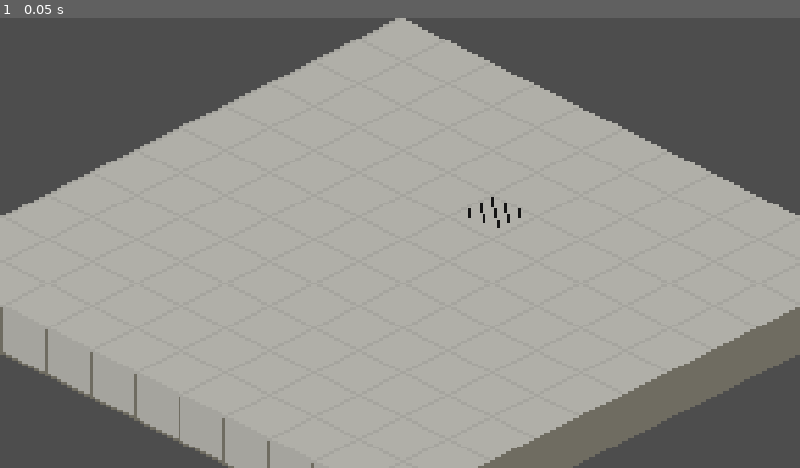
Above: before the commit, frame 1.
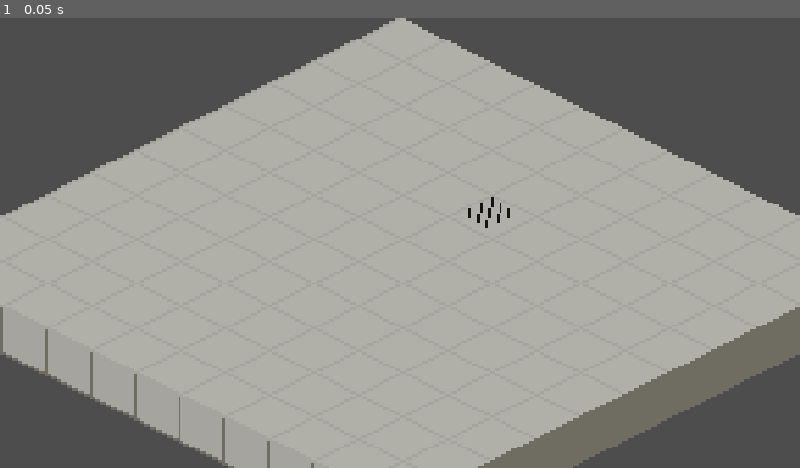
Above: after the commit, the same moment.

Repository: LogCheung/Critterking
Game: Godot game, scene res://World/Scenes/world.tscn
Two runs of this game, one before a commit and one after it. Both use one fixed random seed, a clock stepped at 60 frames per second and the inputs below.
Inputs:
- Up to frame 1 (0.05 s): no input

The runs differ from the first frame. In frame 1, less than 0.1% of the frame differs, in the area x 59-66%, y 41-47%.

Commit message:
more formation stuff

Diff:
--- a/minibadkings/Units/Scenes/unit_group.tscn
+++ b/minibadkings/Units/Scenes/unit_group.tscn
@@ -4,6 +4,7 @@
 
 [node name="UnitGroup" type="CharacterBody2D"]
 script = ExtResource("1_onkey")
+max_size = 9
 
 [node name="UnitsNode" type="Node2D" parent="."]
 unique_name_in_owner = true
--- a/minibadkings/Units/Scripts/unit_group.gd
+++ b/minibadkings/Units/Scripts/unit_group.gd
@@ -41,5 +41,5 @@
 			formation_pos.position = unit.position
 			%PositionsNode.add_child(formation_pos)
 			unit.formation_position = formation_pos
-		last_pos += Vector2(52,-y_sep) # add margin for next row
-		last_pos -= Vector2(x_sep,y_sep)
+		last_pos += Vector2(abs(x_sep) * 2.75,-y_sep) # add margin for next row
+		last_pos -= Vector2(x_sep,y_sep) # new row margin
